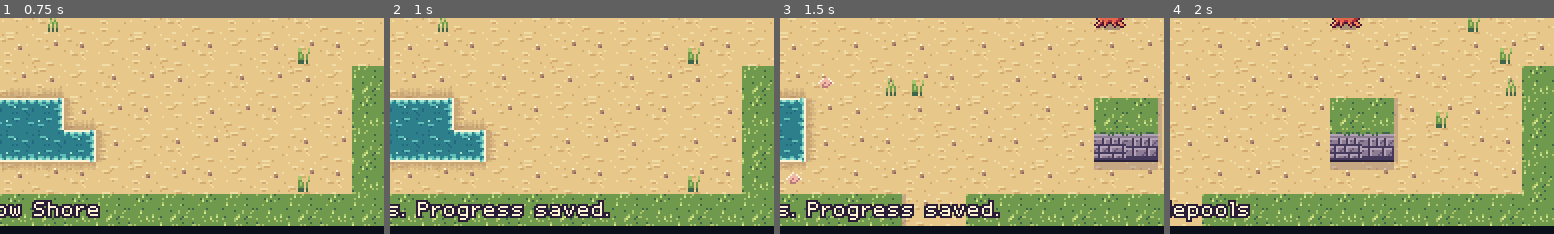
Above: before the commit, frames 1-4 (left to right).
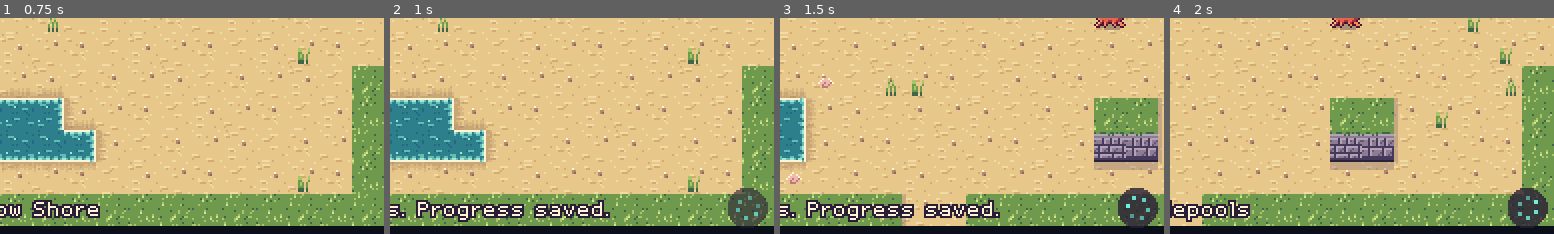
Above: after the commit, the same moments.

Repository: ashciraulo/Leviathan
Game: Godot game, scene res://tests/smoke_test.tscn
Two runs of this game, one before a commit and one after it. Both use one fixed random seed, a clock stepped at 60 frames per second and the inputs below. This scene is started directly instead of the project's main scene.
Inputs (mouse positions are % of the whole screen's width and height, from its top left):
- Up to frame 1 (0.75 s): tap Enter (ui_accept) at 0.5 s; move the mouse to (72, 45) at 0.52 s; hold D (move_right) from 0.53 s (still down); hold J (attack) from 0.53 s (still down); click (72, 45) at 0.67 s
- Up to frame 2 (1 s): keep holding D (move_right); keep holding J (attack); tap Enter (ui_accept) at 0.77 s
- Up to frame 3 (1.5 s): tap Enter (ui_accept) at 1.07 s; release D (move_right) at 1.25 s; release J (attack) at 1.25 s; drag from (30, 55) to (55, 35) at 1.27 s
- Up to frame 4 (2 s): no input
The pictures show only the part of the screen within x 50-100%, y 50-100%; the shares and areas given below are measured in that part.

Frame 1 is identical in both runs. In frame 2, 1.5% of the frame differs, in the area x 88-99%, y 78-97%; in frame 3, 1.5%, in the area x 88-99%, y 78-98%; in frame 4, 1.5%.

Commit message:
Saves: never overwrite a good save, fall back to a backup, show saving
- save_game writes a .tmp, checks it reads back, keeps the previous save
  as .bak, then moves the new file into place. Loading and the file
  select fall back to the .bak when the main file is damaged; delete and
  copy handle both.
- Events.game_saved: the HUD shows a small ring of bubbles turning in the
  bottom right corner after a save (no text).
- SaveManager.set_aside/restore_aside keep a player's real save and its
  backup safe during test and screenshot runs.

Co-Authored-By: Claude Opus 5.5 <noreply@anthropic.com>
Claude-Session: https://claude.ai/code/session_01UYEn5XNFqF3kHpJE79NMXE

Diff:
--- a/scripts/autoload/events.gd
+++ b/scripts/autoload/events.gd
@@ -26,6 +26,8 @@
 signal item_gained(id: String, count: int)
 ## The map asked to fly to a woken Tidestone in that room.
 signal fast_travel_requested(coord: Vector2i)
+## The game was saved (the HUD shows a small spinning shell).
+signal game_saved
 ## A sound with a caption played (only sent when captions are on). side is
 ## where it came from on screen: -1 left, 0 middle or flat, 1 right.
 signal caption(text_key: String, side: int)
--- a/scripts/autoload/save_manager.gd
+++ b/scripts/autoload/save_manager.gd
@@ -1,6 +1,11 @@
 extends Node
 ## Save slots as JSON files in user://. Three slots, picked on the file select.
 ## JSON keeps saves readable and easy to debug.
+##
+## Saving never overwrites a good file in place: the new save is written to
+## a .tmp file first, the previous save is kept as .bak, and only then does
+## the new file take its place. If the main file is ever damaged (a crash or
+## power cut mid-write), loading falls back to the .bak.
 
 const SLOT_COUNT := 3
 const FORMAT_VERSION := 1
@@ -13,7 +18,8 @@
 
 
 func has_save(slot: int = -1) -> bool:
-	return FileAccess.file_exists(slot_path(slot))
+	var path := slot_path(slot)
+	return FileAccess.file_exists(path) or FileAccess.file_exists(path + ".bak")
 
 
 func save_game(slot: int = -1) -> bool:
@@ -24,22 +30,34 @@
 		"state": GameState.to_dict(),
 		"summary": summary(),
 	}
-	var file := FileAccess.open(slot_path(slot), FileAccess.WRITE)
+	var path := slot_path(slot)
+	var tmp := path + ".tmp"
+	var file := FileAccess.open(tmp, FileAccess.WRITE)
 	if file == null:
-		push_error("Could not write save %s: %s" % [slot_path(slot), error_string(FileAccess.get_open_error())])
+		push_error("Could not write save %s: %s" % [tmp, error_string(FileAccess.get_open_error())])
 		return false
 	file.store_string(JSON.stringify(data, "\t"))
 	file.close()
+	if _read(tmp).is_empty():
+		push_error("Save did not write correctly: %s" % tmp)
+		return false
+	var bak := path + ".bak"
+	if FileAccess.file_exists(path):
+		if FileAccess.file_exists(bak):
+			DirAccess.remove_absolute(_abs(bak))
+		DirAccess.rename_absolute(_abs(path), _abs(bak))
+	if DirAccess.rename_absolute(_abs(tmp), _abs(path)) != OK:
+		push_error("Could not move the new save into place: %s" % path)
+		return false
+	Events.game_saved.emit()
 	return true
 
 
 func load_game(slot: int = -1) -> bool:
-	var path := slot_path(slot)
-	if not FileAccess.file_exists(path):
-		return false
-	var parsed = JSON.parse_string(FileAccess.get_file_as_string(path))
-	if not (parsed is Dictionary) or not (parsed.get("state") is Dictionary):
-		push_error("Save file is damaged: %s" % path)
+	var parsed := _read_slot(slot)
+	if parsed.is_empty():
+		if has_save(slot):
+			push_error("Save file is damaged: %s" % slot_path(slot))
 		return false
 	GameState.from_dict(parsed["state"])
 	return true
@@ -58,11 +76,10 @@
 
 ## A save's summary plus "saved_at", or {} if the slot is empty or damaged.
 func read_summary(slot: int) -> Dictionary:
-	var path := slot_path(slot)
-	if not FileAccess.file_exists(path):
+	if not has_save(slot):
 		return {}
-	var parsed = JSON.parse_string(FileAccess.get_file_as_string(path))
-	if not (parsed is Dictionary) or not (parsed.get("state") is Dictionary):
+	var parsed := _read_slot(slot)
+	if parsed.is_empty():
 		return {"damaged": true}
 	var out: Dictionary = {}
 	var saved = parsed.get("summary")
@@ -83,8 +100,16 @@
 func copy_save(from_slot: int, to_slot: int) -> bool:
 	if not has_save(from_slot) or from_slot == to_slot:
 		return false
-	return DirAccess.copy_absolute(ProjectSettings.globalize_path(slot_path(from_slot)),
-		ProjectSettings.globalize_path(slot_path(to_slot))) == OK
+	var parsed := _read_slot(from_slot)
+	if parsed.is_empty():
+		return false
+	delete_save(to_slot)
+	var file := FileAccess.open(slot_path(to_slot), FileAccess.WRITE)
+	if file == null:
+		return false
+	file.store_string(JSON.stringify(parsed, "\t"))
+	file.close()
+	return true
 
 
 ## The slot saved most recently, or -1 when there are no saves.
@@ -105,8 +130,55 @@
 
 
 func delete_save(slot: int = -1) -> void:
-	if has_save(slot):
-		DirAccess.remove_absolute(ProjectSettings.globalize_path(slot_path(slot)))
+	var path := slot_path(slot)
+	for file in [path, path + ".bak", path + ".tmp"]:
+		if FileAccess.file_exists(file):
+			DirAccess.remove_absolute(_abs(file))
+
+
+## A slot's save data, from the main file or, if that is missing or
+## damaged, from the backup. {} when neither is readable.
+func _read_slot(slot: int) -> Dictionary:
+	var path := slot_path(slot)
+	var data := _read(path)
+	if data.is_empty():
+		data = _read(path + ".bak")
+	return data
+
+
+## A save file's data if it parses and has a state, else {}.
+func _read(path: String) -> Dictionary:
+	if not FileAccess.file_exists(path):
+		return {}
+	var parsed = JSON.parse_string(FileAccess.get_file_as_string(path))
+	if not (parsed is Dictionary) or not (parsed.get("state") is Dictionary):
+		return {}
+	return parsed
+
+
+## Tests and screenshot runs use real slots: move a slot's files (save and
+## backup) aside under a tag, and put them back afterwards. A tag already
+## set aside (a run that crashed) is restored first, so it's never lost.
+func set_aside(slot: int, tag: String) -> void:
+	restore_aside(slot, tag)
+	var path := slot_path(slot)
+	for file in [path, path + ".bak"]:
+		if FileAccess.file_exists(file):
+			DirAccess.rename_absolute(_abs(file), _abs(file + "." + tag))
+
+
+func restore_aside(slot: int, tag: String) -> void:
+	var path := slot_path(slot)
+	if not (FileAccess.file_exists(path + "." + tag) or FileAccess.file_exists(path + ".bak." + tag)):
+		return
+	delete_save(slot)
+	for file in [path, path + ".bak"]:
+		if FileAccess.file_exists(file + "." + tag):
+			DirAccess.rename_absolute(_abs(file + "." + tag), _abs(file))
+
+
+func _abs(path: String) -> String:
+	return ProjectSettings.globalize_path(path)
 
 
 func _slot(slot: int) -> int:
--- a/scripts/ui/hud.gd
+++ b/scripts/ui/hud.gd
@@ -5,11 +5,15 @@
 
 const BUBBLE_SPACING := 12.0
 const TOAST_TIME := 1.8
+## After a save: a small ring of bubbles turns in the bottom right corner.
+const SAVED_TIME := 1.6
+const SAVED_AT := Vector2(370, 202)
 
 var _gauge: Control
 var _toast: Label
 var _toast_tween: Tween
 var _keys: Label
+var _saved := 0.0
 
 ## Top right, under the item slots: the small-key count, shown only inside
 ## a dungeon.
@@ -35,6 +39,7 @@
 	_toast.modulate.a = 0.0
 	add_child(_toast)
 	Events.toast.connect(show_toast)
+	Events.game_saved.connect(func() -> void: _saved = SAVED_TIME)
 
 	_keys = UI.label("")
 	_keys.name = "Keys"
@@ -44,7 +49,8 @@
 	add_child(_keys)
 
 
-func _process(_delta: float) -> void:
+func _process(delta: float) -> void:
+	_saved = maxf(_saved - delta, 0.0)
 	_gauge.queue_redraw()
 	var in_dungeon := GameState.dungeon != ""
 	_keys.visible = in_dungeon
@@ -91,3 +97,17 @@
 	for third in [1, 2]:
 		var x: float = bar.position.x + bar.size.x * third / 3.0
 		_gauge.draw_rect(Rect2(x, bar.position.y, 1, bar.size.y), Palette.OUTLINE)
+	if _saved > 0.0:
+		_draw_saved()
+
+
+## Six bubbles chasing round a ring, fading in and out.
+func _draw_saved() -> void:
+	var alpha := clampf(minf(_saved / 0.4, (SAVED_TIME - _saved) / 0.2), 0.0, 1.0)
+	var turn := (SAVED_TIME - _saved) * 5.0
+	_gauge.draw_circle(SAVED_AT + Vector2(1, 1), 10.0, Color(Palette.UI_DARK, 0.8 * alpha))
+	for i in 6:
+		var a := turn + i * TAU / 6.0
+		var at := (SAVED_AT + Vector2(cos(a), sin(a)) * 5.0).round()
+		var lead := 1.0 - i / 6.0
+		_gauge.draw_rect(Rect2(at, Vector2(2, 2)), Color(Palette.RESONANCE, alpha * (0.45 + 0.55 * lead)))
--- a/tests/menu_screenshots.gd
+++ b/tests/menu_screenshots.gd
@@ -179,17 +179,13 @@
 ## Move real saves aside so the shots can use all three slots.
 func _backup_saves() -> void:
 	for slot in SaveManager.SLOT_COUNT:
-		var path := ProjectSettings.globalize_path(SaveManager.slot_path(slot))
-		if FileAccess.file_exists(path):
-			DirAccess.rename_absolute(path, path + ".shotbackup")
+		SaveManager.set_aside(slot, "shotbackup")
 
 
 func _restore_saves() -> void:
 	for slot in SaveManager.SLOT_COUNT:
-		var path := ProjectSettings.globalize_path(SaveManager.slot_path(slot))
 		SaveManager.delete_save(slot)
-		if FileAccess.file_exists(path + ".shotbackup"):
-			DirAccess.rename_absolute(path + ".shotbackup", path)
+		SaveManager.restore_aside(slot, "shotbackup")
 
 
 func _wait(seconds: float) -> void:
--- a/tests/perf_rooms.gd
+++ b/tests/perf_rooms.gd
@@ -16,12 +16,7 @@
 	DisplayServer.window_set_vsync_mode(DisplayServer.VSYNC_DISABLED)
 	# The game may save to slot 2: keep a real File 3 safe meanwhile.
 	SaveManager.current_slot = 2
-	var real_save := ProjectSettings.globalize_path(SaveManager.slot_path(2))
-	if FileAccess.file_exists(real_save + ".testbackup"):
-		DirAccess.remove_absolute(real_save)
-		DirAccess.rename_absolute(real_save + ".testbackup", real_save)
-	if FileAccess.file_exists(real_save):
-		DirAccess.rename_absolute(real_save, real_save + ".testbackup")
+	SaveManager.set_aside(2, "testbackup")
 	var rows: Array = []
 	for coord: Vector2i in RoomInfo.all():
 		GameState.reset_new_game()
@@ -55,7 +50,6 @@
 	for r: Array in rows:
 		print("%-10s  %6.2f  %8.2f  %5d  %8.2f" % [str(r[0]), r[1], r[2], r[3], r[4]])
 	SaveManager.delete_save()
-	if FileAccess.file_exists(real_save + ".testbackup"):
-		DirAccess.rename_absolute(real_save + ".testbackup", real_save)
+	SaveManager.restore_aside(2, "testbackup")
 	print("PERF ROOMS DONE")
 	get_tree().quit(0)
--- a/tests/screenshots.gd
+++ b/tests/screenshots.gd
@@ -15,6 +15,7 @@
 	_out_dir = ProjectSettings.globalize_path("res://").path_join("screenshots")
 	DirAccess.make_dir_recursive_absolute(_out_dir)
 	SaveManager.current_slot = TEST_SLOT
+	SaveManager.set_aside(TEST_SLOT, "testbackup")
 	SaveManager.delete_save()
 
 	# 1. Title screen.
@@ -40,6 +41,7 @@
 		else:
 			await _mire_shots(game)
 		SaveManager.delete_save()
+		SaveManager.restore_aside(TEST_SLOT, "testbackup")
 		get_tree().quit(0)
 		return
 	await _capture("02_saltmarrow_shore")
@@ -70,6 +72,10 @@
 	await _capture("04b_high_contrast")
 	Settings.high_contrast = contrast_was
 	Settings.captions = captions_was
+	# The little ring of bubbles that turns after a save.
+	Events.game_saved.emit()
+	await _wait(0.5)
+	await _capture("04c_saved")
 
 	# 4. A sword swing connecting with a Scuttler.
 	var room: Room = game.current_room
@@ -332,6 +338,7 @@
 	_finish_talk(pools)
 
 	SaveManager.delete_save()
+	SaveManager.restore_aside(TEST_SLOT, "testbackup")
 	print("SCREENSHOTS DONE: " + _out_dir)
 	get_tree().quit(0)
 
--- a/tests/smoke_test.gd
+++ b/tests/smoke_test.gd
@@ -13,13 +13,7 @@
 func _ready() -> void:
 	SaveManager.current_slot = TEST_SLOT
 	# Slot 2 is File 3 on the file select: keep a real save safe.
-	var real_save := ProjectSettings.globalize_path(SaveManager.slot_path(TEST_SLOT))
-	# A run that crashed left the real save in the backup: never overwrite it.
-	if FileAccess.file_exists(real_save + ".testbackup"):
-		DirAccess.remove_absolute(real_save)
-		DirAccess.rename_absolute(real_save + ".testbackup", real_save)
-	if FileAccess.file_exists(real_save):
-		DirAccess.rename_absolute(real_save, real_save + ".testbackup")
+	SaveManager.set_aside(TEST_SLOT, "testbackup")
 	SaveManager.delete_save()
 	_test_room_layouts()
 	_test_game_state()
@@ -46,8 +40,7 @@
 	await _test_credits()
 	await _test_side_quests()
 	SaveManager.delete_save()
-	if FileAccess.file_exists(real_save + ".testbackup"):
-		DirAccess.rename_absolute(real_save + ".testbackup", real_save)
+	SaveManager.restore_aside(TEST_SLOT, "testbackup")
 	Engine.time_scale = 1.0
 	if _failures.is_empty():
 		print("SMOKE TEST PASSED (%d checks)" % _checks)
@@ -163,8 +156,28 @@
 	_check(GameState.checkpoint_room == Vector2i(1, 1), "load restores the checkpoint room")
 	_check(GameState.checkpoint_pos == Vector2(40, 60), "load restores the checkpoint position")
 	_check(GameState.flags.get("test_flag") == true, "load restores flags")
+	# A damaged save falls back to the one before it.
+	var saved_signal := [0]
+	var count_saves := func() -> void: saved_signal[0] += 1
+	Events.game_saved.connect(count_saves)
+	GameState.flags["test_flag"] = false
+	SaveManager.save_game()
+	Events.game_saved.disconnect(count_saves)
+	_check(saved_signal[0] == 1, "saving tells the HUD")
+	var path := SaveManager.slot_path()
+	_check(FileAccess.file_exists(path + ".bak") and not FileAccess.file_exists(path + ".tmp"),
+		"saving keeps the previous save as a backup and leaves no temp file")
+	var broken := FileAccess.open(path, FileAccess.WRITE)
+	broken.store_string("{\"state\": ")
+	broken.close()
+	GameState.reset_new_game()
+	_check(SaveManager.load_game() and GameState.flags.get("test_flag") == true,
+		"a damaged save loads the backup instead")
+	_check(not SaveManager.read_summary(SaveManager.current_slot).get("damaged", false),
+		"the file select reads the backup of a damaged save")
 	SaveManager.delete_save()
-	_check(not SaveManager.has_save(), "delete removes the save")
+	_check(not SaveManager.has_save() and not FileAccess.file_exists(path + ".bak"),
+		"delete removes the save and its backup")
 
 
 func _test_keys() -> void:
